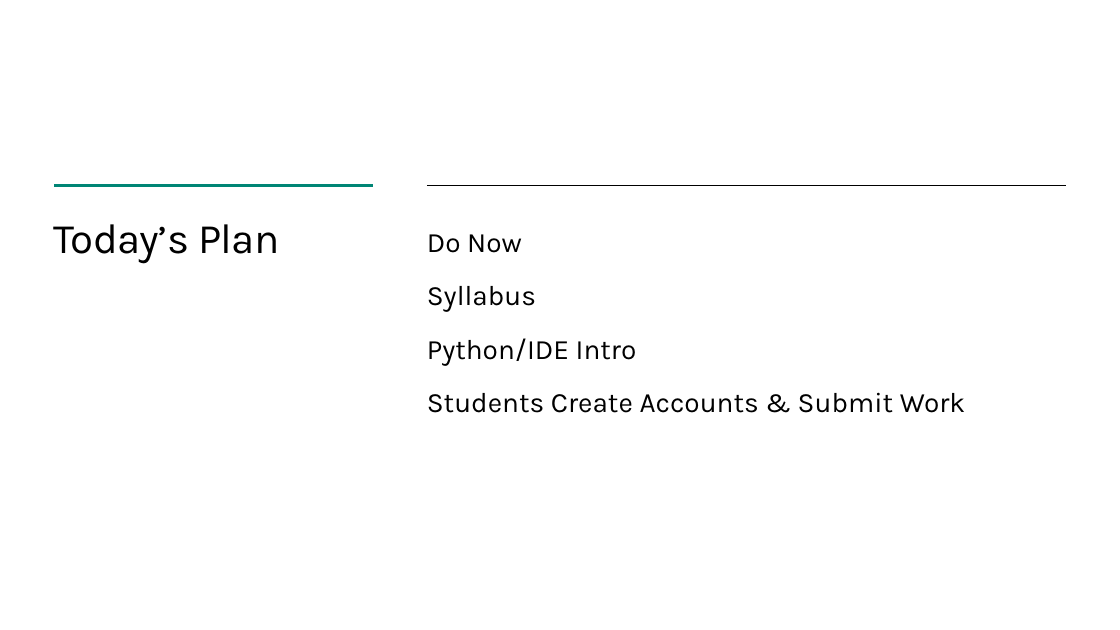
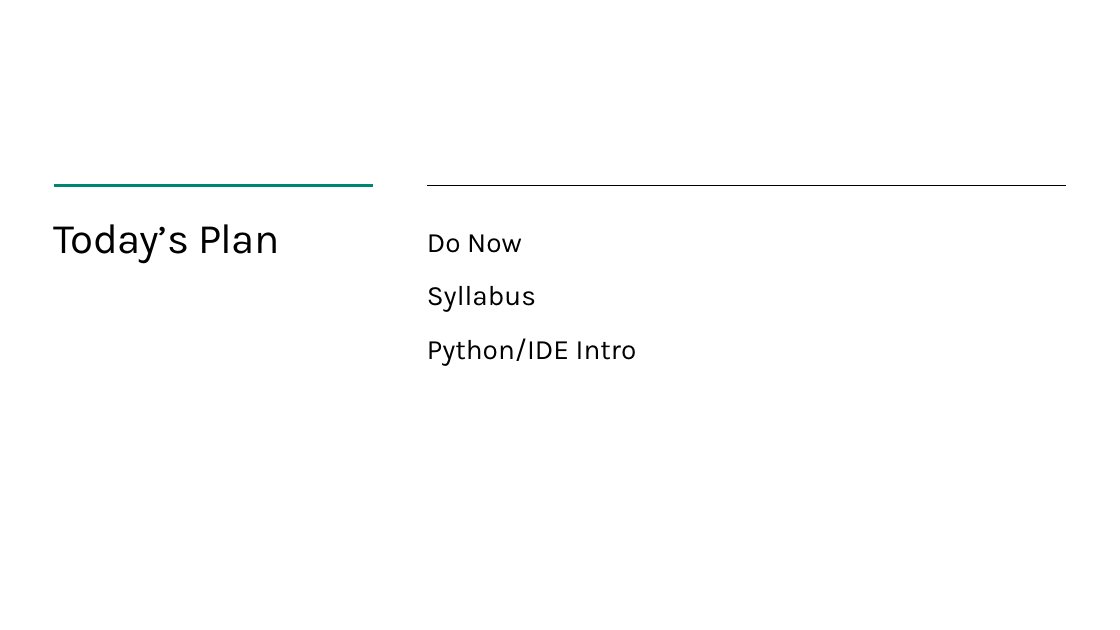
Before and after one commit to TEALSK12/2nd-semester-introduction-to-computer-science, a slide deck: slide 3 of units/1_unit/slidedecks/Intro Python 1.01 TEALS.pptx. Drawn at 1120x630 pixels with LibreOffice and Linux fonts; fonts in the diff are those of the drawing; background and template pictures are left out. Boxes give left, top, right and bottom in pixels: in the first picture for what was removed or moved away, otherwise in the second. Text is boxed around its words. In the diff, an @@ line names an element or a change of style, - is before the commit and + after.

```diff
--- a/units/1_unit/slidedecks/Intro Python 1.01 TEALS.pptx
+++ b/units/1_unit/slidedecks/Intro Python 1.01 TEALS.pptx
@@ text at box(427, 392, 965, 413): paragraph removed @@
-Students Create Accounts & Submit Work
```
Also in this commit, not shown: 3 other slides changed, 3 slides removed, 1 other file.
